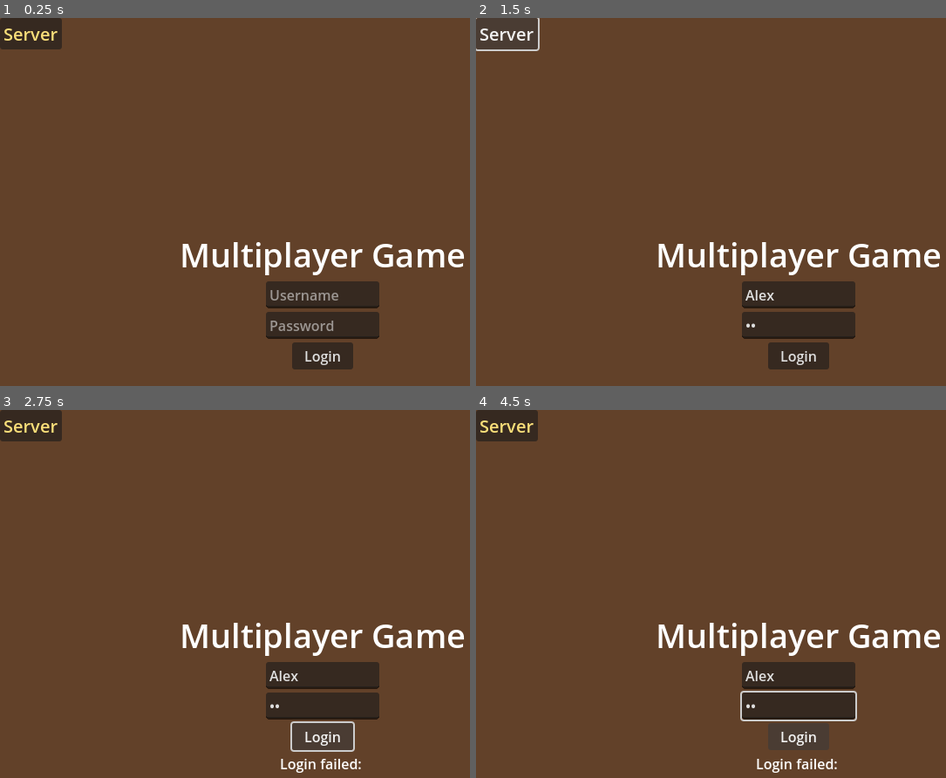
Above: before the commit, frames 1-4 (two rows, left to right).
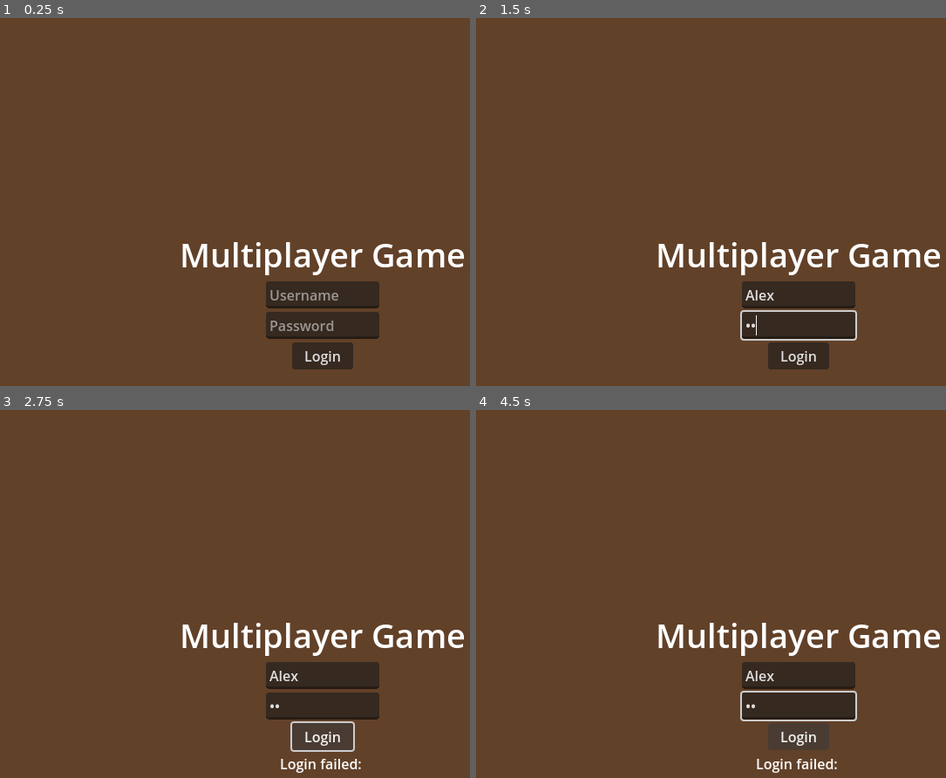
Above: after the commit, the same moments.

Repository: kadamczak/multiplayer-game
Game: Godot game, scene res://scenes/scene_example.tscn
Two runs of this game, one before a commit and one after it. Both use one fixed random seed, a clock stepped at 60 frames per second and the inputs below. The engine's default icon, where the game draws it, is replaced by a stand-in: a white triangle on a blue panel in a dark square.
Inputs (mouse positions are in pixels of both pictures, inside the frame that each line leads up to):
- Up to frame 1 (0.25 s): no input
- Up to frame 2 (1.5 s): click (800, 294) at 0.52 s; type "Alex" at 0.6 s; click (800, 327) at 0.75 s; type "12" at 0.83 s; click (508, 32) at 1.25 s, where only the run before the commit has a clickable "Server"
- Up to frame 3 (2.75 s): click "Login" at 2 s
- Up to frame 4 (4.5 s): tap Enter at 2.75, 4.25 s; hold Right (ui_right) 2.78-3.53 s; tap Space at 3.5 s; hold Down (ui_down) 3.53-4.28 s; hold Right (ui_right) from 4.28 s (still down)

The runs differ from the first frame. In frame 1, 1.1% of the frame differs, in the area x 0-14%, y 0-9%; in frame 2, 0.6%; in frame 3, 1.1%; in frame 4, 1.1%.

Commit message:
Add client/server mode command line arguments

Diff:
--- a/scenes/network_ui.tscn
+++ b/scenes/network_ui.tscn
@@ -23,13 +23,6 @@
 layout_mode = 1
 offset_right = 71.0
 offset_bottom = 71.0
-
-[node name="ServerButton" type="Button" parent="VBoxContainer"]
-layout_mode = 2
-mouse_default_cursor_shape = 2
-theme_override_colors/font_color = Color(0.97799784, 0.87138635, 0.47573376, 1)
-theme_override_font_sizes/font_size = 20
-text = "Server"
 
 [node name="Login" type="VBoxContainer" parent="."]
 layout_mode = 1
@@ -92,5 +85,4 @@
 mouse_filter = 2
 theme_override_styles/panel = SubResource("StyleBoxFlat_rqm01")
 
-[connection signal="pressed" from="VBoxContainer/ServerButton" to="." method="_on_server_button_pressed"]
 [connection signal="pressed" from="Login/LoginButton" to="." method="_on_login_button_pressed"]
--- a/scripts/network_ui.gd
+++ b/scripts/network_ui.gd
@@ -1,14 +1,30 @@
 extends Control
 
+@onready var login_panel = $Login
+@onready var server_button = $ServerButton
 @onready var username_input = $Login/UsernameInput
 @onready var password_input = $Login/PasswordInput
 @onready var error_label = $Login/ErrorLabel
 @onready var http_request = HTTPRequest.new()
 
+var is_dedicated_server := false
+
 func _ready():
 	add_child(http_request)
 	http_request.request_completed.connect(_on_login_response)
 	http_request.set_tls_options(TLSOptions.client_unsafe())
+
+	# Check command line arguments
+	var args := OS.get_cmdline_args()
+	for arg in args:
+		if arg == "--server" or arg == "--dedicated-server":
+			is_dedicated_server = true
+			break
+
+	# Hide/show UI based on mode
+	if is_dedicated_server:
+		NetworkHandler.start_server()
+		visible = false
 
 func _on_server_button_pressed() -> void:
 	NetworkHandler.start_server()
@@ -52,6 +68,7 @@
 		# Handle successful login (e.g., store token)
 		ClientNetworkGlobals.username = username_input.text #3
 
+
 		ClientNetworkGlobals.handle_local_id_assignment.connect(_on_id_assigned)
 		NetworkHandler.start_client() #4
 		visible = false
